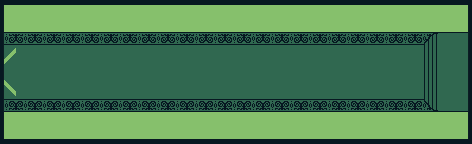
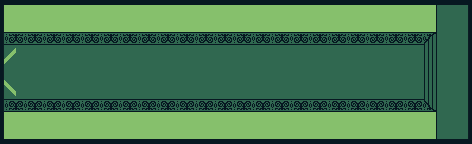
The second w=472, h=144 image is a revision of the first. Changes to its layers:
painted on "Layer 4" over [436, 5, 468, 139]
